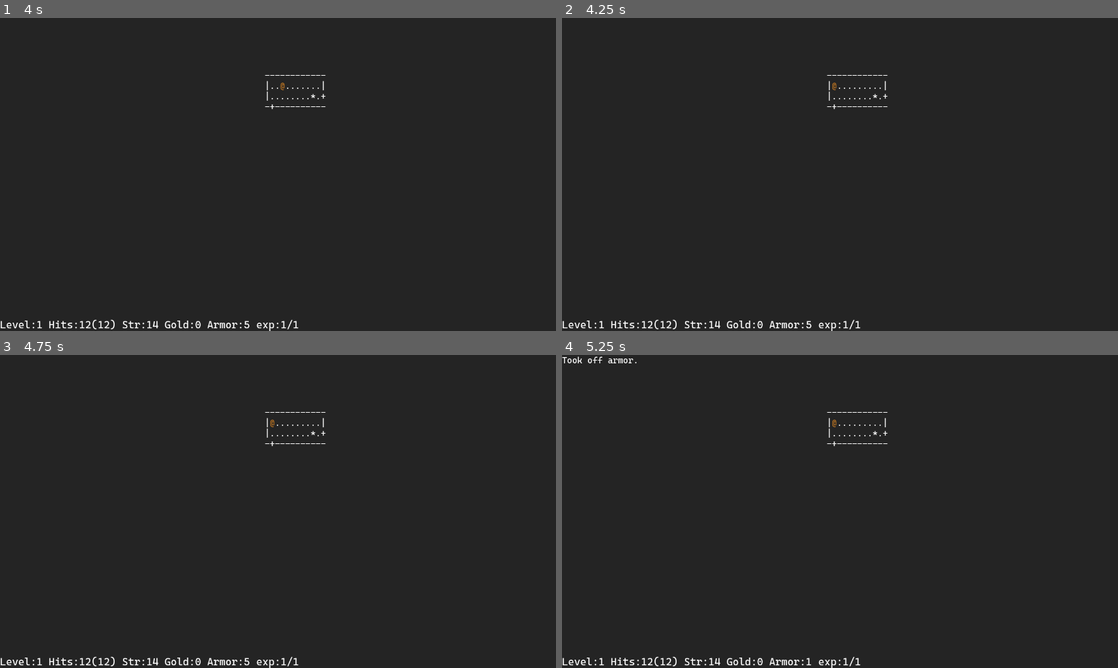
Above: before the commit, frames 1-4 (two rows, left to right).
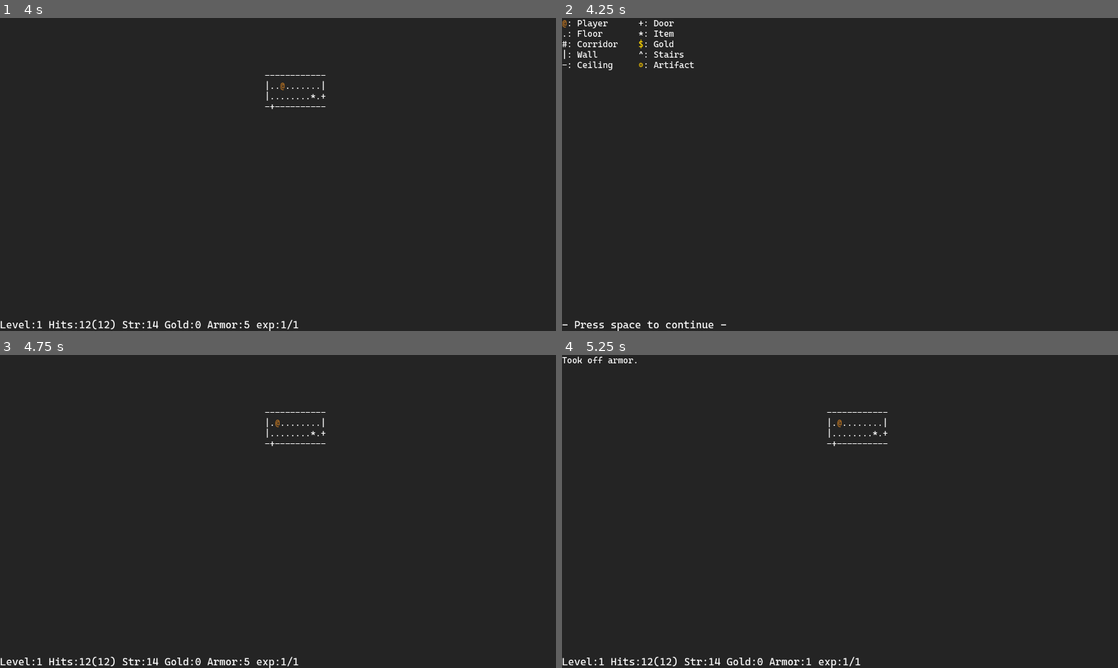
Above: after the commit, the same moments.

Repository: Kristjan-Kessel/GodotRogue
Game: Godot game, scene res://Scenes/StartScreen.tscn
Two runs of this game, one before a commit and one after it. Both use one fixed random seed, a clock stepped at 60 frames per second and the inputs below.
Inputs:
- Up to frame 1 (4 s): tap Enter (enter) at 0.5 s; hold Right (ui_right) 0.53-1.28 s; tap Space (continue) at 0.6, 1.55, 2, 2.3, 3.05, 3.5, 3.8 s; hold Backspace (backspace) 1.28-2.03 s; tap D (command_drop) at 1.35 s; hold Right (ui_right) 2.03-2.78 s; tap F (command_find) at 2.1 s; hold Up (ui_up) 2.78-3.53 s; tap E (command_inspect) at 2.85 s; hold Left (ui_left) from 3.53 s (still down); tap . (command_rest) at 3.6 s
- Up to frame 2 (4.25 s): keep holding Left (ui_left); tap F2 (command_symbols, bound only after the commit) at 4.15 s
- Up to frame 3 (4.75 s): keep holding Left (ui_left); tap Space (continue) at 4.25, 4.55 s; tap , (command_stairs) at 4.35 s
- Up to frame 4 (5.25 s): tap Space (continue) at 5 s; release Left (ui_left) at 5.03 s; hold Backspace (backspace) from 5.03 s (still down); tap T (command_take_armor_off) at 5.1 s

Frame 1 is identical in both runs. In frame 2, 1.3% of the frame differs, in the area x 0-59%, y 0-100%; in frame 3, less than 0.1%; in frame 4, less than 0.1%.

Commit message:
Refactor constants, add symbol menu, add exit command

Diff:
--- a/Globals/Constants.gd
+++ b/Globals/Constants.gd
@@ -19,6 +19,15 @@
 const EMPTY = " "
 const STAIRS = "^"
 const ARTIFACT = "[color=ffcc00]☼[/color]"
+const EMU = "[color=#c9ab79]e[/color]"
+const GOBLIN = "[color=#1f7d00]g[/color]"
+const SNAKE = "[color=#41a61f]s[/color]"
+const ORC = "[color=#196301]o[/color]"
+const ICE_MONSTER = "[color=#00d1ca]i[/color]"
+const CENTAUR = "[color=#632d01]c[/color]"
+const DRAKE = "[color=#a11702]d[/color]"
+const TROLL = "[color=#00ad5f]t[/color]"
+const BANSHEE = "[color=#adffff]b[/color]"
 
 # ASCII for reading data from a text file
 const TXT_PLAYER = "@"
--- a/Scenes/main.tscn
+++ b/Scenes/main.tscn
@@ -69,6 +69,7 @@
 [connection signal="log_message" from="Player" to="." method="_on_player_log_message"]
 [connection signal="open_help_menu" from="Player" to="." method="_on_player_open_help_menu"]
 [connection signal="open_inventory" from="Player" to="." method="_on_player_open_inventory"]
+[connection signal="open_symbols_menu" from="Player" to="." method="_on_player_open_symbols_menu"]
 [connection signal="player_death" from="Player" to="." method="_on_player_death"]
 [connection signal="player_move" from="Player" to="." method="_on_player_move"]
 [connection signal="render_map" from="Player" to="." method="_on_player_render_map"]
--- a/Scripts/Enemies/banshee.gd
+++ b/Scripts/Enemies/banshee.gd
@@ -7,6 +7,6 @@
     armor = 15
     attack = 30
     label = "Banshee"
-    ascii = "[color=#adffff]b[/color]"
+    ascii = Constants.BANSHEE
     min_exp = 1
     max_exp = 3
--- a/Scripts/Enemies/centaur.gd
+++ b/Scripts/Enemies/centaur.gd
@@ -7,6 +7,6 @@
     armor = 3
     attack = 14
     label = "Centaur"
-    ascii = "[color=#632d01]c[/color]"
+    ascii = Constants.CENTAUR
     min_exp = 1
     max_exp = 3
--- a/Scripts/Enemies/drake.gd
+++ b/Scripts/Enemies/drake.gd
@@ -7,6 +7,6 @@
     armor = 6
     attack = 20
     label = "Drake"
-    ascii = "[color=#a11702]d[/color]"
+    ascii = Constants.DRAKE
     min_exp = 1
     max_exp = 3
--- a/Scripts/Enemies/emu.gd
+++ b/Scripts/Enemies/emu.gd
@@ -7,6 +7,6 @@
     armor = 1
     attack = 10
     label = "Emu"
-    ascii = "[color=#c9ab79]e[/color]"
+    ascii = Constants.EMU
     min_exp = 1
     max_exp = 1
--- a/Scripts/Enemies/goblin.gd
+++ b/Scripts/Enemies/goblin.gd
@@ -7,6 +7,6 @@
     armor = 2
     attack = 8
     label = "Goblin"
-    ascii = "[color=#1f7d00]g[/color]"
+    ascii = Constants.GOBLIN
     min_exp = 1
     max_exp = 2
--- a/Scripts/Enemies/icemonster.gd
+++ b/Scripts/Enemies/icemonster.gd
@@ -7,7 +7,7 @@
     armor = 5
     attack = 12
     label = "Ice Monster"
-    ascii = "[color=#00d1ca]i[/color]"
+    ascii = Constants.ICE_MONSTER
     min_exp = 2
     max_exp = 3
 
--- a/Scripts/Enemies/orc.gd
+++ b/Scripts/Enemies/orc.gd
@@ -7,6 +7,6 @@
     armor = 5
     attack = 14
     label = "Orc"
-    ascii = "[color=#196301]o[/color]"
+    ascii = Constants.ORC
     min_exp = 2
     max_exp = 3
--- a/Scripts/Enemies/snake.gd
+++ b/Scripts/Enemies/snake.gd
@@ -7,6 +7,6 @@
     armor = 3
     attack = 8
     label = "Snake"
-    ascii = "[color=#41a61f]s[/color]"
+    ascii = Constants.SNAKE
     min_exp = 1
     max_exp = 2
--- a/Scripts/Enemies/troll.gd
+++ b/Scripts/Enemies/troll.gd
@@ -7,6 +7,6 @@
     armor = 2
     attack = 20
     label = "Troll"
-    ascii = "[color=#00ad5f]t[/color]"
+    ascii = Constants.TROLL
     min_exp = 2
     max_exp = 3
--- a/Scripts/Player/player.gd
+++ b/Scripts/Player/player.gd
@@ -5,6 +5,7 @@
 signal log_message(new_message)
 signal command_find(direction)
 signal open_inventory(text, items)
+signal open_symbols_menu()
 signal render_map()
 signal drop_item(item)
 signal open_help_menu()
@@ -24,7 +25,7 @@
 @onready var stats = $Stats
 
 # Commands
-enum CommandType {DEATH, INSPECT, NONE, FIND, MOVE, INVENTORY, HELP, DROP, WEAR_ARMOR, WIELD_WEAPON, USE_ITEM, ATTACK} # For commands that take an argument to execute (ex: direction)
+enum CommandType {EXIT, DEATH, INSPECT, SYMBOLS, NONE, FIND, MOVE, INVENTORY, HELP, DROP, WEAR_ARMOR, WIELD_WEAPON, USE_ITEM, ATTACK} # For commands that take an argument to execute (ex: direction)
 var current_command = CommandType.NONE
 
 # Inventory
@@ -164,6 +165,13 @@
                 current_command = CommandType.NONE
                 render_map.emit()
         CommandType.HELP:
+            if Input.is_action_just_pressed("continue"):
+                current_command = CommandType.NONE
+                render_map.emit()
+        CommandType.EXIT:
+            if Input.is_action_just_pressed("continue"):
+                get_tree().quit()
+        CommandType.SYMBOLS:
             if Input.is_action_just_pressed("continue"):
                 current_command = CommandType.NONE
                 render_map.emit()
@@ -261,9 +269,15 @@
         elif Input.is_action_just_pressed("command_help"):
             current_command = CommandType.HELP
             open_help_menu.emit()
+        elif Input.is_action_just_pressed("command_symbols"):
+            current_command = CommandType.SYMBOLS
+            open_symbols_menu.emit()
         elif Input.is_action_just_pressed("command_stairs"):
             use_stairs.emit()
             delay_actions(0.1)
+        elif Input.is_action_just_pressed("command_exit"):
+            current_command = CommandType.EXIT
+            log_message.emit("Are you sure you want to exit? [continue] [cancel]")
 
 func delay_actions(delay: float):
     action_delay_timer = delay
@@ -300,7 +314,6 @@
             render_map.emit()
             if index < inventory.size():
                 var item = inventory[index]
-                #drop_item.emit(item)
                 return item
             else:
                 log_message.emit("Invalid item.")
--- a/Scripts/main.gd
+++ b/Scripts/main.gd
@@ -357,3 +357,39 @@
 func _on_player_win() -> void:
     Globals.final_gold = player.stats.gold
     get_tree().change_scene_to_file(WIN_SCENE_PATH)
+
+
+func _on_player_open_symbols_menu() -> void:
+    const SYMBOL_WIDTH = 3
+    const NAME_WIDTH = 12
+    const COLUMNS = 2
+
+    var symbols = [
+        [Constants.PLAYER,    "Player"],
+        [Constants.FLOOR,     "Floor"],
+        [Constants.CORRIDOR,  "Corridor"],
+        [Constants.WALL,      "Wall"],
+        [Constants.CEILING,   "Ceiling"],
+        [Constants.DOOR,      "Door"],
+        [Constants.ITEM,      "Item"],
+        [Constants.GOLD,      "Gold"],
+        [Constants.STAIRS,    "Stairs"],
+        [Constants.ARTIFACT,  "Artifact"]
+    ]
+
+    var map_str = ""
+    var rows = ceil(float(symbols.size()) / COLUMNS)
+
+    for i in range(rows):
+        var row_str := ""
+        for j in range(COLUMNS):
+            var index = i + j * rows
+            if index < symbols.size():
+                var symbol = symbols[index][0]
+                var name = symbols[index][1]
+                var cell = str(symbol, ": ").rpad(SYMBOL_WIDTH) + name.rpad(NAME_WIDTH)
+                row_str += cell
+        map_str += row_str + "\n"
+
+    ui.set_stats_message("- Press space to continue -")
+    level.text = map_str
--- a/project.godot
+++ b/project.godot
@@ -94,7 +94,6 @@
 command_cancel={
 "deadzone": 0.2,
 "events": [Object(InputEventKey,"resource_local_to_scene":false,"resource_name":"","device":-1,"window_id":0,"alt_press …(195 unchanged characters)…
-, Object(InputEventKey,"resource_local_to_scene":false,"resource_name":"","device":-1,"window_id":0,"alt_pressed":false,"shift_pressed":false,"ctrl_pressed":false,"meta_pressed":false,"pressed":false,"keycode":0,"physical_keycode":88,"key_label":0,"unicode":120,"location":0,"echo":false,"script":null)
 ]
 }
 command_inspect={
@@ -112,3 +111,13 @@
 "events": [Object(InputEventKey,"resource_local_to_scene":false,"resource_name":"","device":-1,"window_id":0,"alt_press …(195 unchanged characters)…
 ]
 }
+command_symbols={
+"deadzone": 0.2,
+"events": [Object(InputEventKey,"resource_local_to_scene":false,"resource_name":"","device":-1,"window_id":0,"alt_pressed":false,"shift_pressed":false,"ctrl_pressed":false,"meta_pressed":false,"pressed":false,"keycode":0,"physical_keycode":4194333,"key_label":0,"unicode":0,"location":0,"echo":false,"script":null)
+]
+}
+command_exit={
+"deadzone": 0.2,
+"events": [Object(InputEventKey,"resource_local_to_scene":false,"resource_name":"","device":-1,"window_id":0,"alt_pressed":false,"shift_pressed":false,"ctrl_pressed":false,"meta_pressed":false,"pressed":false,"keycode":0,"physical_keycode":88,"key_label":0,"unicode":120,"location":0,"echo":false,"script":null)
+]
+}
Not shown, changed: Assets/help.txt
